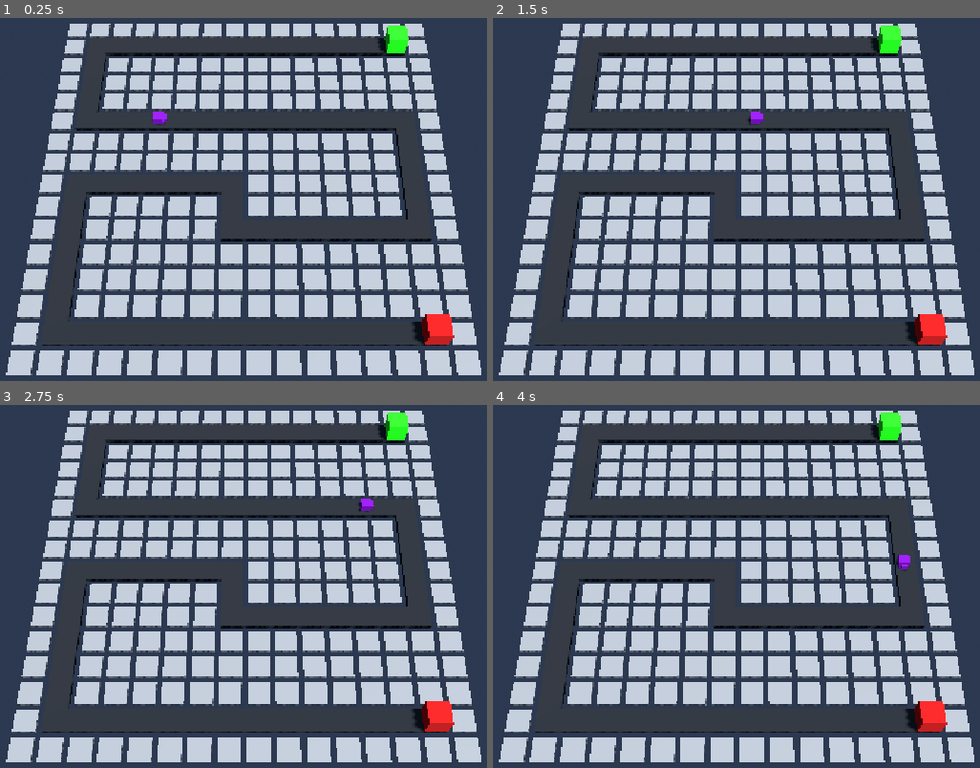
Above: before the commit, frames 1-4 (two rows, left to right).
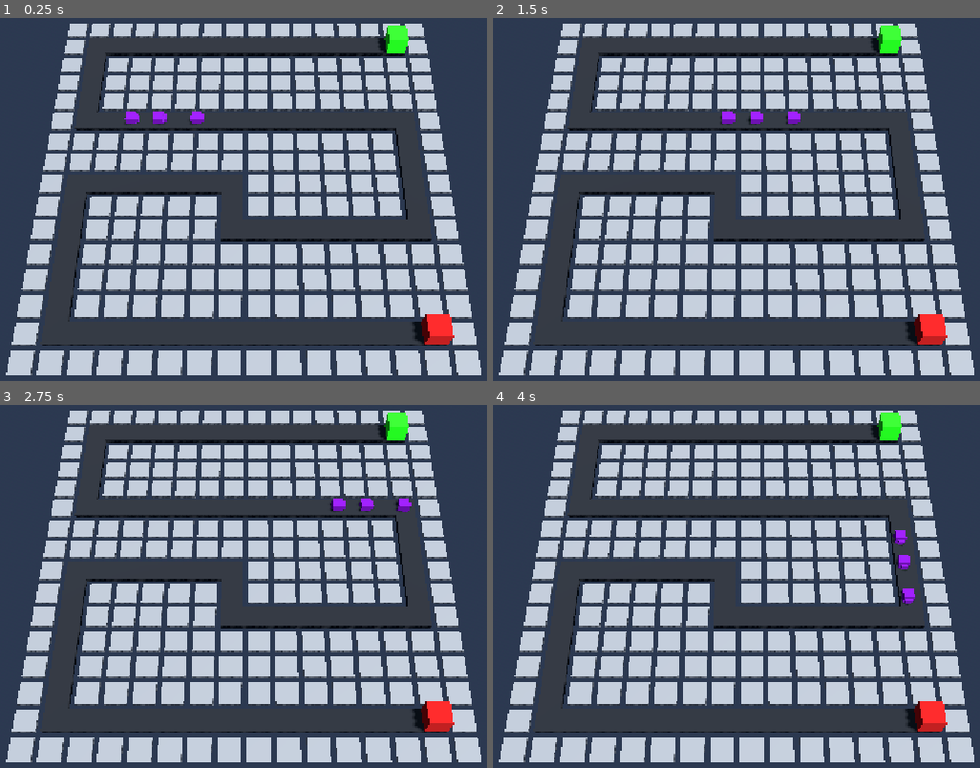
Above: after the commit, the same moments.

Repository: Shuntoon/Tower_Defense_Project_Files
Game: Godot game, scene res://Scenes/test_level.tscn
The game is run twice, just before and just after one commit, with the same random seed, the same clock (stepped at 60 frames per second) and the same inputs.
Inputs:
- Up to frame 1 (0.25 s): no input
- Up to frame 2 (1.5 s): no input
- Up to frame 3 (2.75 s): no input
- Up to frame 4 (4 s): no input

The runs differ from the first frame. In frame 1, 0.2% of the frame differs, in the area x 25-42%, y 25-30%; in frame 2, 0.2%; in frame 3, 0.2%; in frame 4, 0.2%, in the area x 82-87%, y 34-56%.

Commit message:
Quick Fix

Diff:
--- a/Scenes/test_level.tscn
+++ b/Scenes/test_level.tscn
@@ -672,9 +672,9 @@
 progress = 22.983131
 
 [node name="EnemyPathFollow2" parent="EnemyPath" unique_id=25212185 instance=ExtResource("2_dtjkg")]
-transform = Transform3D(1, 0, 0, 0, 1, 0, 0, 0, 1, 5.0149994, 0, 11.510918)
-progress = 22.983131
+transform = Transform3D(1, 0, 0, 0, 1, 0, 0, 0, 1, 5.0150003, 0, 11.214472)
+progress = 24.878822
 
 [node name="EnemyPathFollow3" parent="EnemyPath" unique_id=1308860436 instance=ExtResource("2_dtjkg")]
-transform = Transform3D(1, 0, 0, 0, 1, 0, 0, 0, 1, 5.0149994, 0, 13.846239)
-progress = 22.983131
+transform = Transform3D(1, 0, 0, 0, 1, 0, 0, 0, 1, 5.015, 0, 13.989677)
+progress = 21.565557
